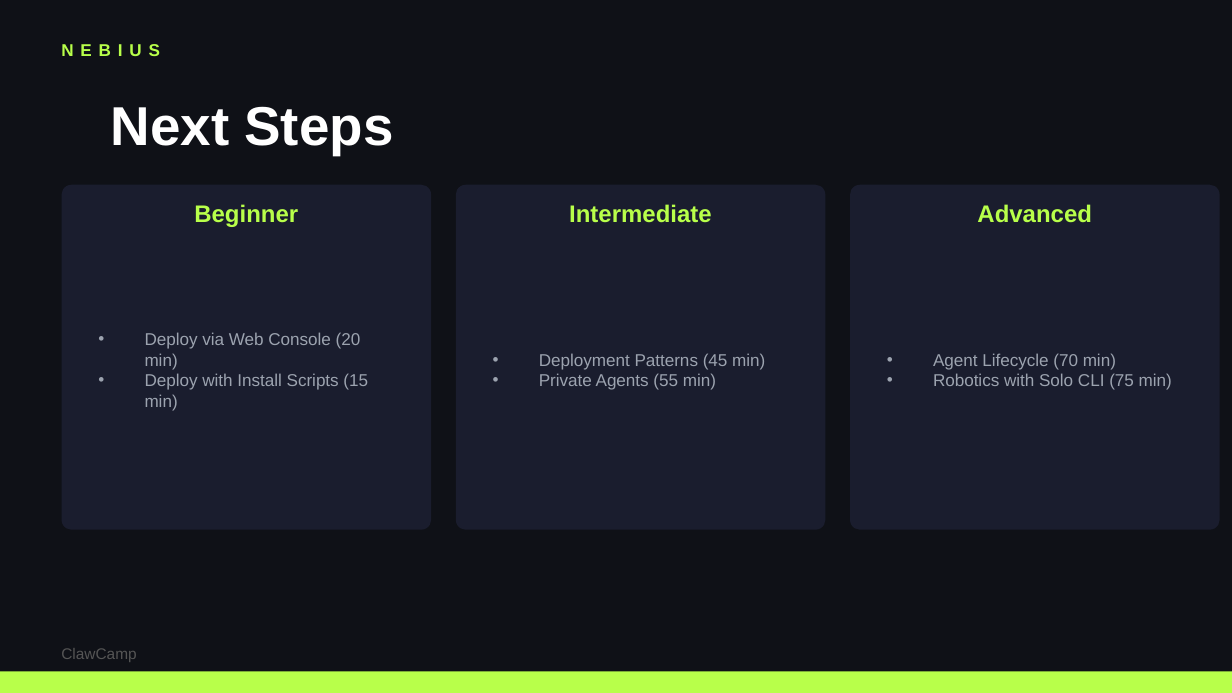
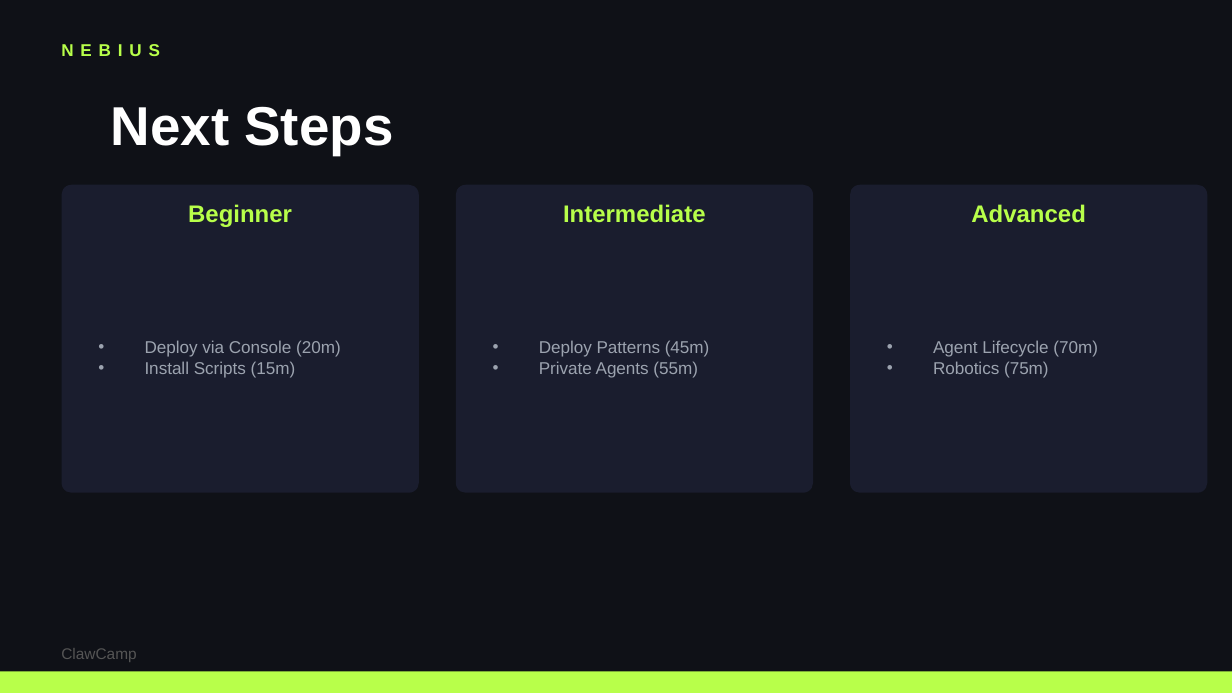
Before and after one commit to colygon/clawcamp-site, a slide deck: slide 20 of workshops/running-openclaw-on-nebius.pptx (slide 21 before the commit). Drawn at 1232x693 pixels with LibreOffice and Linux fonts; fonts in the diff are those of the drawing. Boxes give left, top, right and bottom in pixels: in the first picture for what was removed or moved away, otherwise in the second. Text is boxed around its words. In the diff, an @@ line names an element or a change of style, - is before the commit and + after.

```diff
--- a/workshops/running-openclaw-on-nebius.pptx
+++ b/workshops/running-openclaw-on-nebius.pptx
@@ text "Beginner": place and size @@
-text "Beginner" at (194,204,298,227)
+text "Beginner" at (188,204,292,227)
@@ rounded rectangle: place and size @@
-rounded rectangle at (62,185,431,530)
+rounded rectangle at (62,185,419,493)
@@ text "Intermediate": place and size @@
-text "Intermediate" at (569,204,712,223)
+text "Intermediate" at (563,204,706,223)
@@ proportions changed in 3 elements at (62,185,419,493), (850,185,1207,493), (456,185,813,493) @@
@@ rounded rectangle: place and size @@
-rounded rectangle at (456,185,825,530)
+rounded rectangle at (456,185,813,493)
@@ text "Advanced": place and size @@
-text "Advanced" at (977,204,1092,223)
+text "Advanced" at (971,204,1086,223)
@@ rounded rectangle: place and size @@
-rounded rectangle at (850,185,1220,530)
+rounded rectangle at (850,185,1207,493)
@@ text at (145,340,341,378): text changed @@
-• Deploy via Web Console (20 min)
-• Deploy with Install Scripts (15 min)
+• Deploy via Console (20m)
+• Install Scripts (15m)
@@ text at (539,340,710,378): text changed @@
-• Deployment Patterns (45 min)
-• Private Agents (55 min)
+• Deploy Patterns (45m)
+• Private Agents (55m)
@@ text at (933,340,1098,378): text changed @@
-• Agent Lifecycle (70 min)
-• Robotics with Solo CLI (75 min)
+• Agent Lifecycle (70m)
+• Robotics (75m)
```
Also in this commit, not shown: 12 other slides changed, 3 slides added, 4 slides removed.
